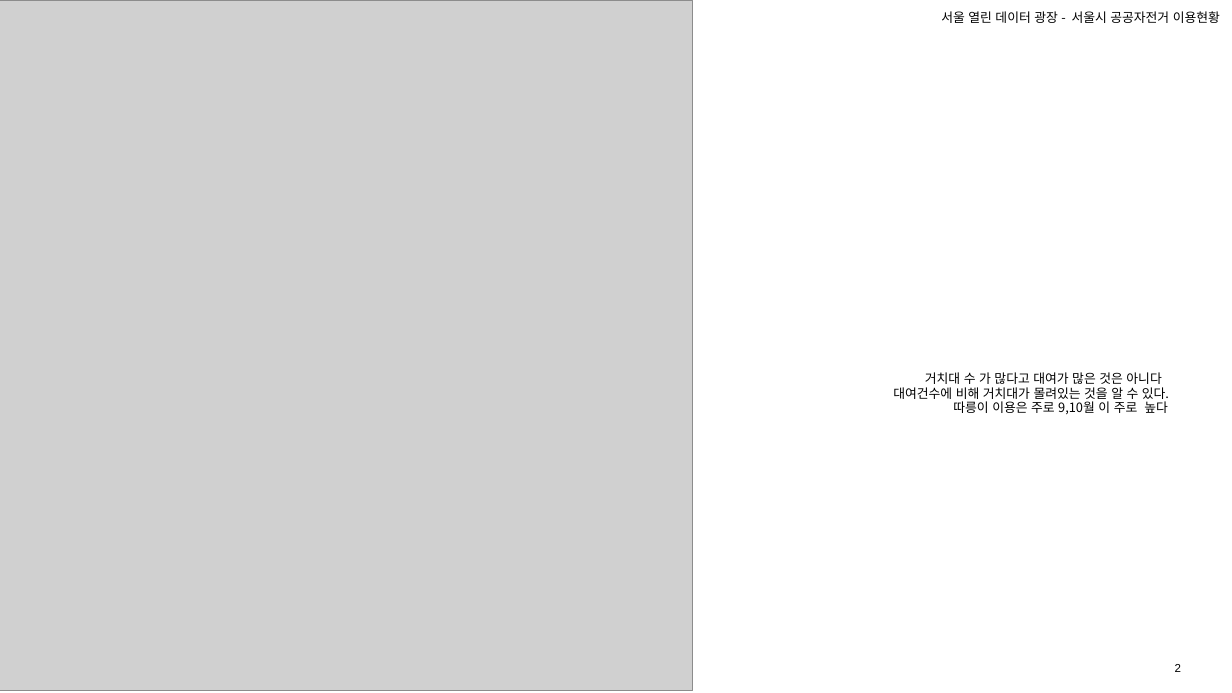
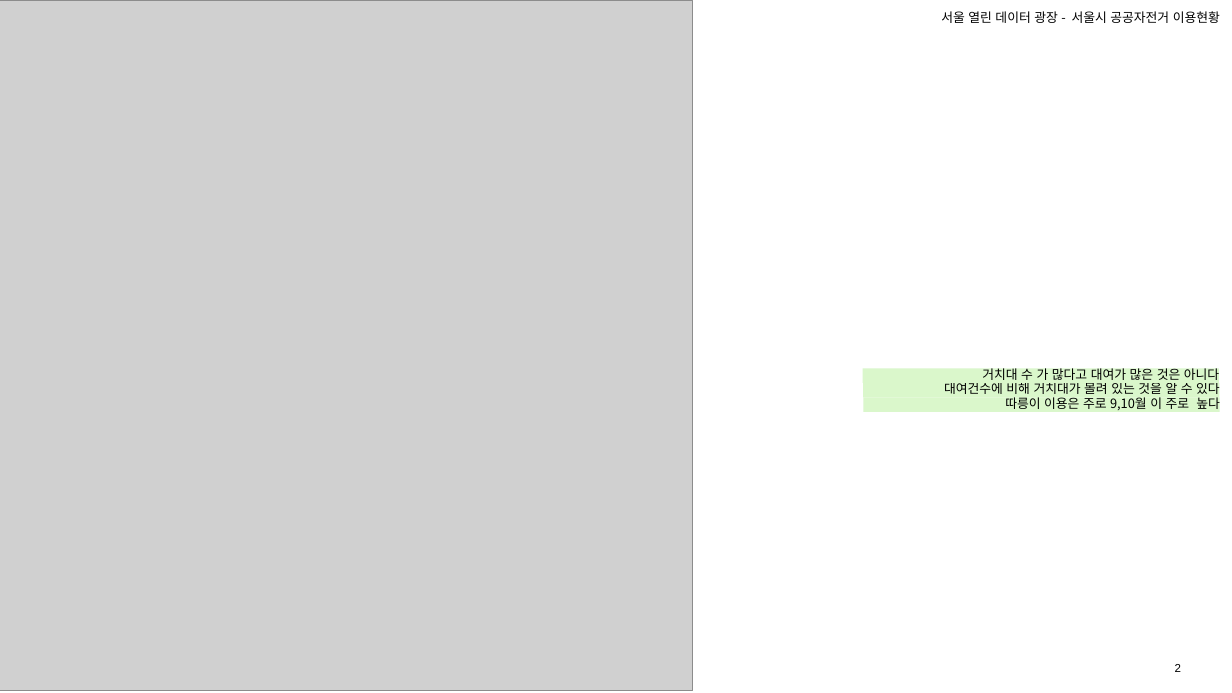
Before and after one commit to YEAJIN-KIM/tableau, a slide deck: slide 2 of 시각화과정_1조_김예진.pptx. Drawn at 1232x693 pixels with LibreOffice and Linux fonts; fonts in the diff are those of the drawing; grey boxes stand for pictures. Boxes give left, top, right and bottom in pixels: in the first picture for what was removed or moved away, otherwise in the second. Text is boxed around its words. In the diff, an @@ line names an element or a change of style, - is before the commit and + after.

```diff
--- a/시각화과정_1조_김예진.pptx
+++ b/시각화과정_1조_김예진.pptx
@@ rectangle "대여건수에 비해 거치대가 몰려 있는 ...": place and size @@
-rectangle "대여건수에 비해 거치대가 몰려 있는 ..." at box(893, 387, 1169, 403)
+rectangle "대여건수에 비해 거치대가 몰려 있는 ..." at box(863, 382, 1219, 397)
@@ fill none to #DAF7CB in 3 elements at box(863, 382, 1219, 397), box(864, 397, 1220, 412), box(863, 368, 1219, 383) @@
@@ rectangle "거치대 수 가 많다고 대여가 ...": place and size @@
-rectangle "거치대 수 가 많다고 대여가 ..." at box(925, 372, 1161, 388)
+rectangle "거치대 수 가 많다고 대여가 ..." at box(863, 368, 1219, 383)
@@ text in rectangle at box(944, 380, 1220, 398): text changed @@
-대여건수에 비해 거치대가 몰려있는 것을 알 수 있다.
+대여건수에 비해 거치대가 몰려 있는 것을 알 수 있다
@@ rectangle "따릉이 이용은 주로 9,10월 이 ...": place and size @@
-rectangle "따릉이 이용은 주로 9,10월 이 ..." at box(953, 401, 1168, 415)
+rectangle "따릉이 이용은 주로 9,10월 이 ..." at box(864, 397, 1220, 412)
```
Also in this commit, not shown: 5 other slides changed.
